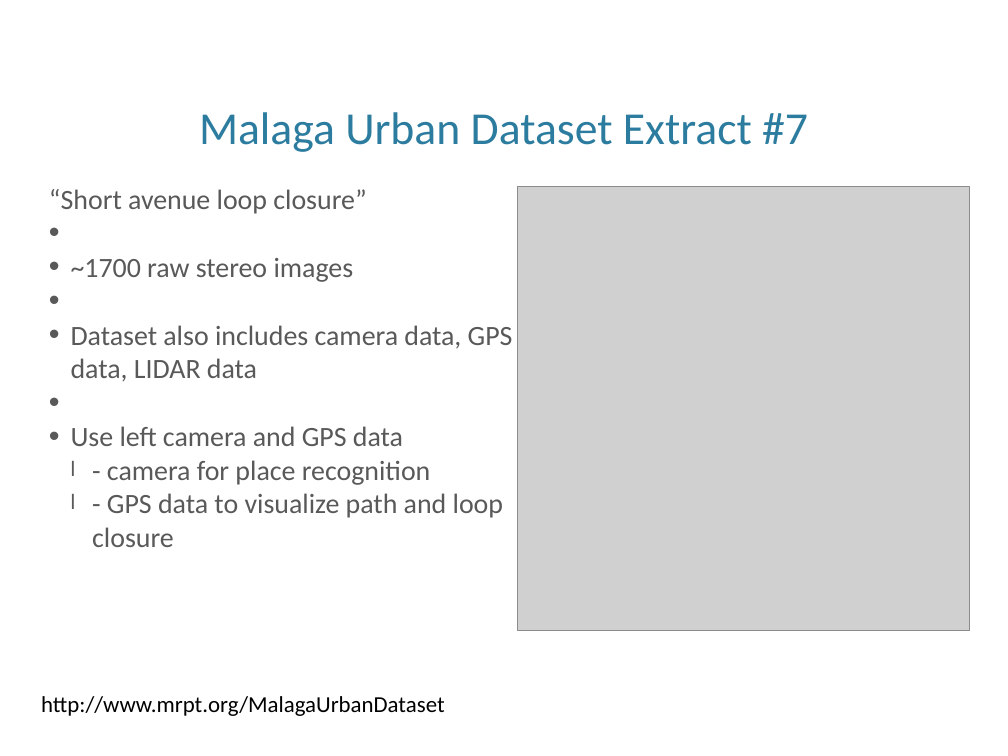
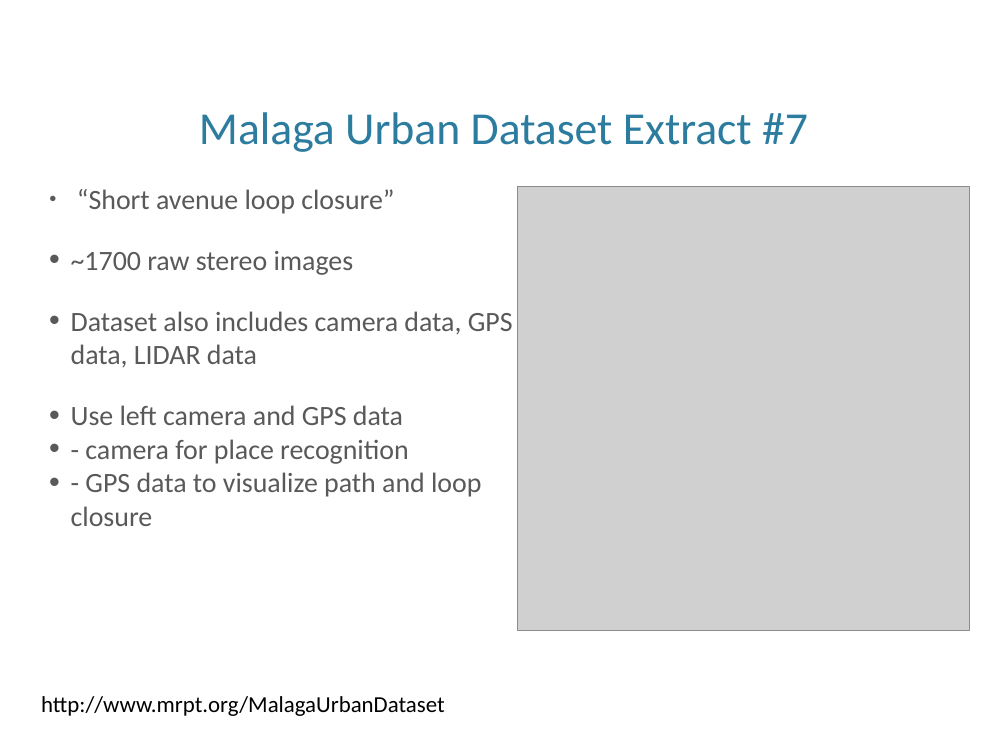
Before and after one commit to estherva7/VideoGoogle-PlaceRecognition, a slide deck: slide 3 of presentation.pptx. Drawn at 1008x756 pixels with LibreOffice and Linux fonts; fonts in the diff are those of the drawing; grey boxes stand for pictures; background and template pictures are left out. Boxes give left, top, right and bottom in pixels: in the first picture for what was removed or moved away, otherwise in the second. Text is boxed around its words. In the diff, an @@ line names an element or a change of style, - is before the commit and + after.

```diff
--- a/presentation.pptx
+++ b/presentation.pptx
@@ text at (71,189,481,526): bullet • to ●; bullet l to •; list level 2 to 1 in "- camera for place recognition"; list level 2 to 1 in "- GPS data to visualize ..." @@
```
Also in this commit, not shown: 7 other slides changed, 1 other file.
